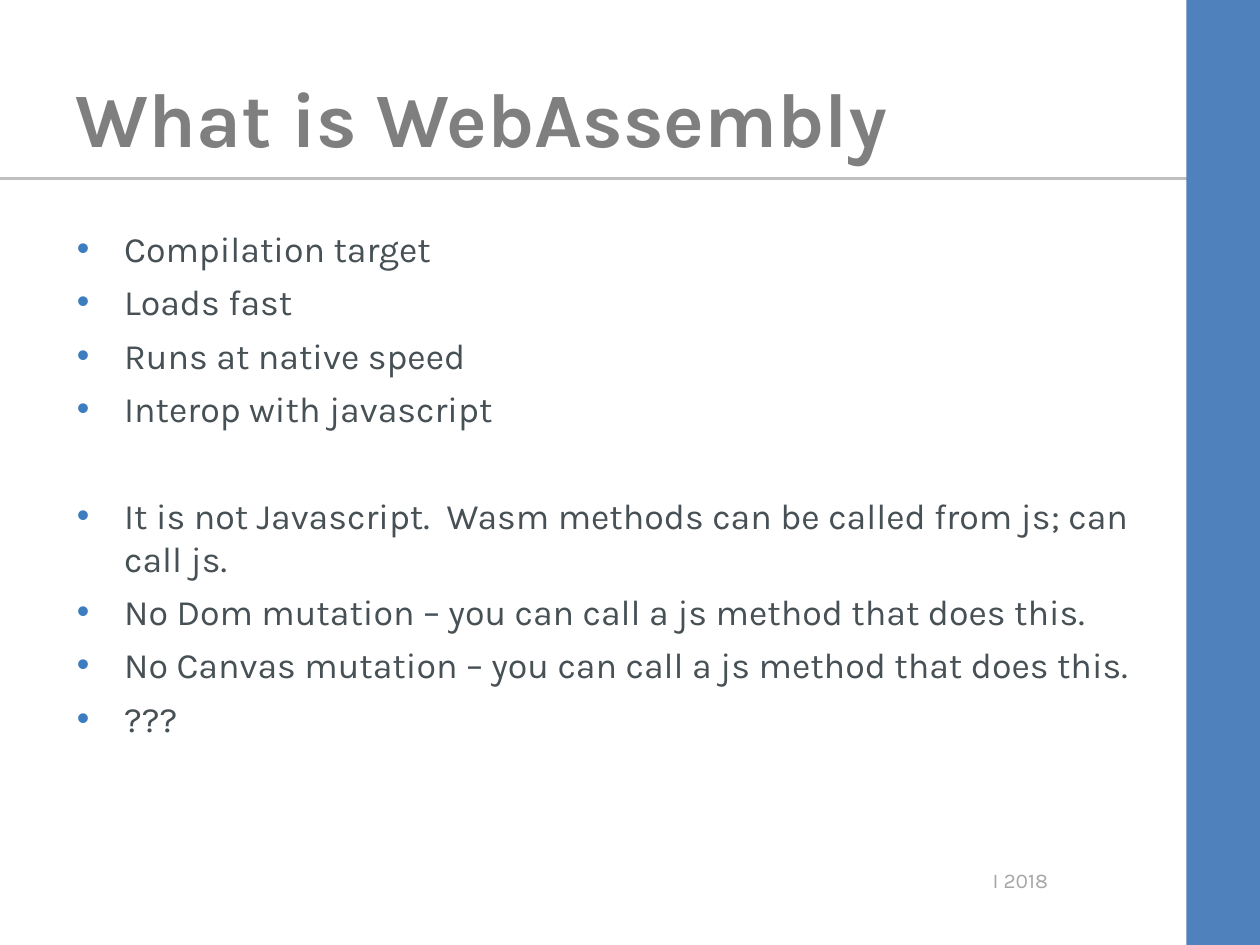
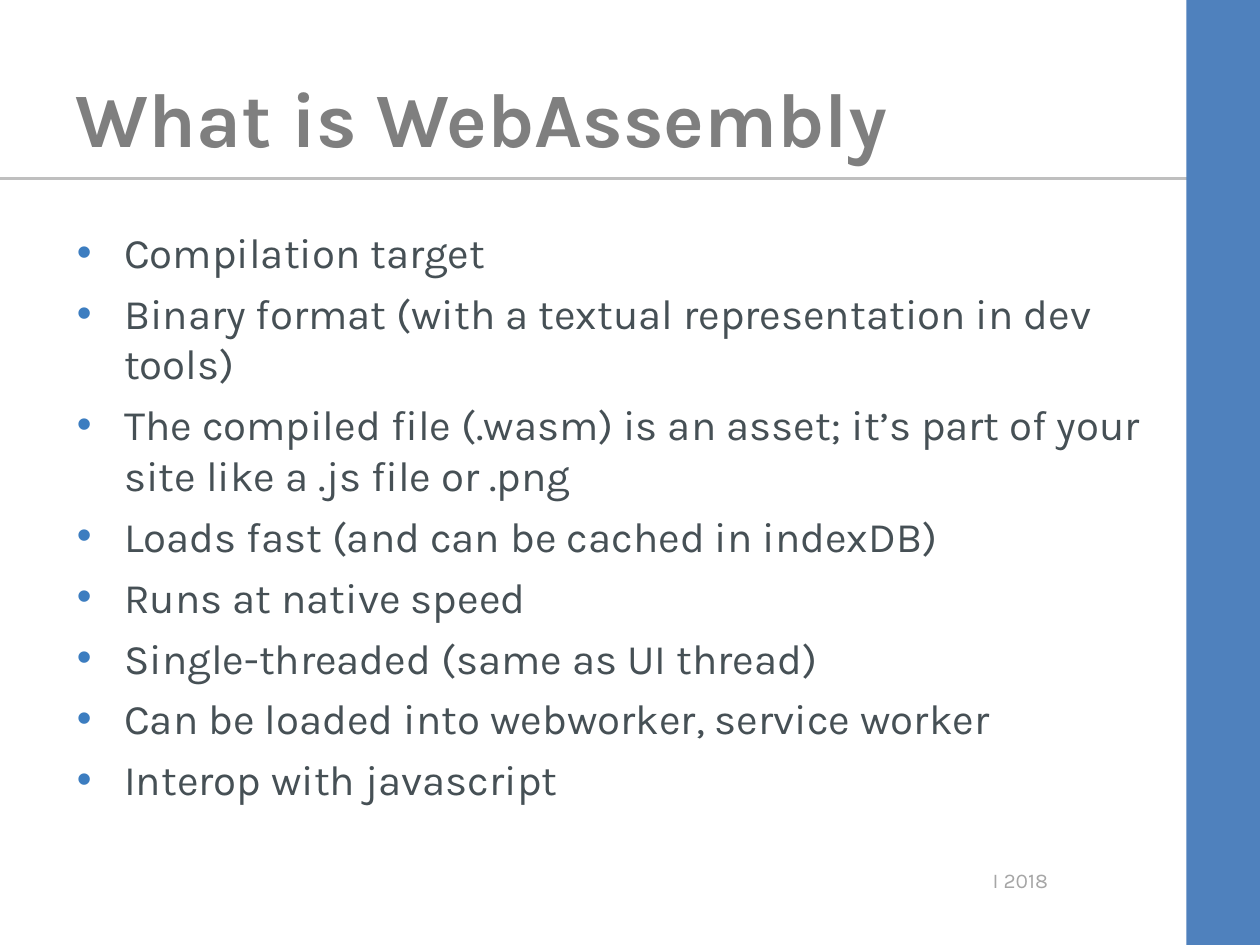
Before and after one commit to kimtuck/WebAssembly, a slide deck: slide 6 of webassembly.ppt (slide 5 before the commit). Drawn at 1260x945 pixels with LibreOffice and Linux fonts; fonts in the diff are those of the drawing; background and template pictures are left out. Boxes give left, top, right and bottom in pixels: in the first picture for what was removed or moved away, otherwise in the second. Text is boxed around its words. In the diff, an @@ line names an element or a change of style, - is before the commit and + after.

```diff
--- a/webassembly.ppt
+++ b/webassembly.ppt
@@ text at (124, 239, 557, 806): size 20.4 to 24 pt in "Compilation target", "Runs at native speed", "Interop with javascript" @@
@@ text at (124, 298, 1140, 557): text changed; size 20.4 to 24 pt @@
-• Loads fast
+• Binary format (with a textual representation in dev tools)
+• The compiled file (.wasm) is an asset; it’s part of your site like a .js file or .png
+• Loads fast (and can be cached in indexDB)
@@ text at (124, 504, 1128, 687): paragraphs removed @@
-• It is not Javascript. Wasm methods can be called from js; can call js.
-• No Dom mutation – you can call a js method that does this.
-• No Canvas mutation – you can call a js method that does this.
-• ???
@@ text at (124, 643, 989, 739): paragraphs added @@
+• Single-threaded (same as UI thread)
+• Can be loaded into webworker, service worker
```
Also in this commit, not shown: 4 other slides changed, 7 slides added, 7 slides removed, 3 other files.
